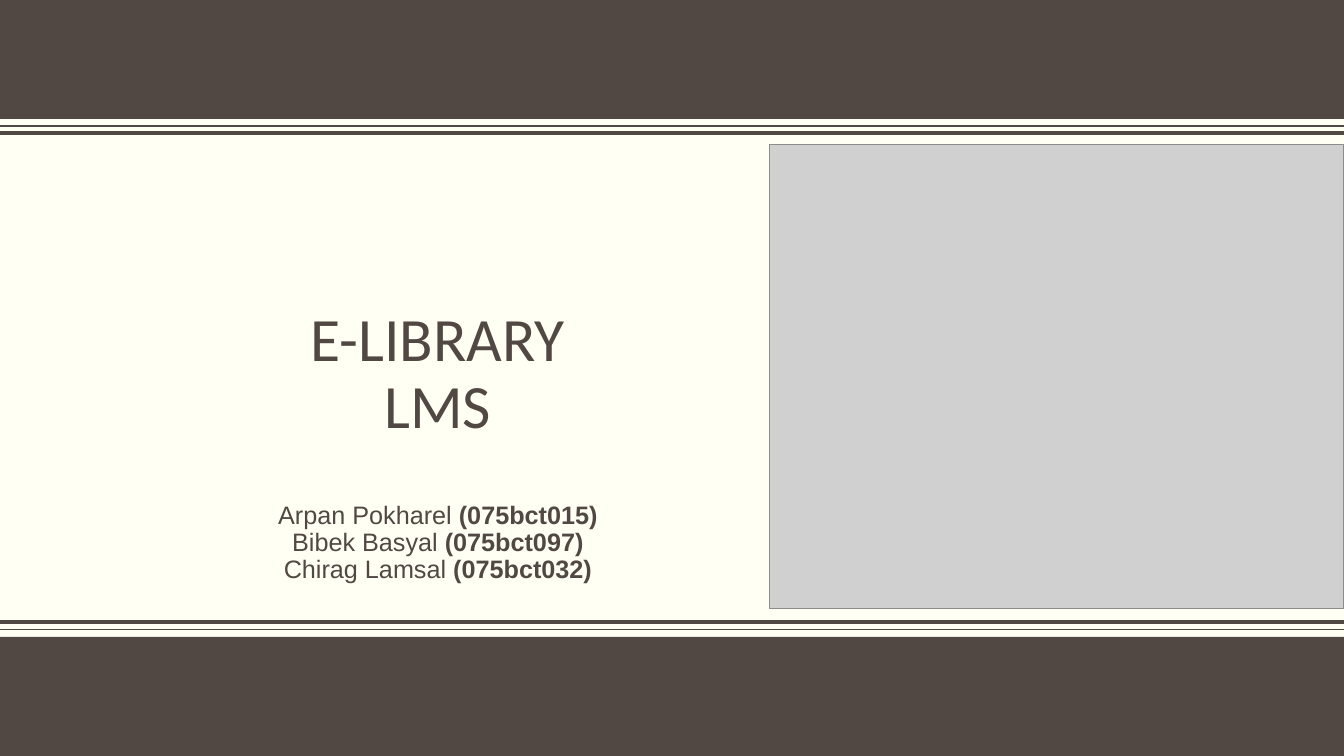
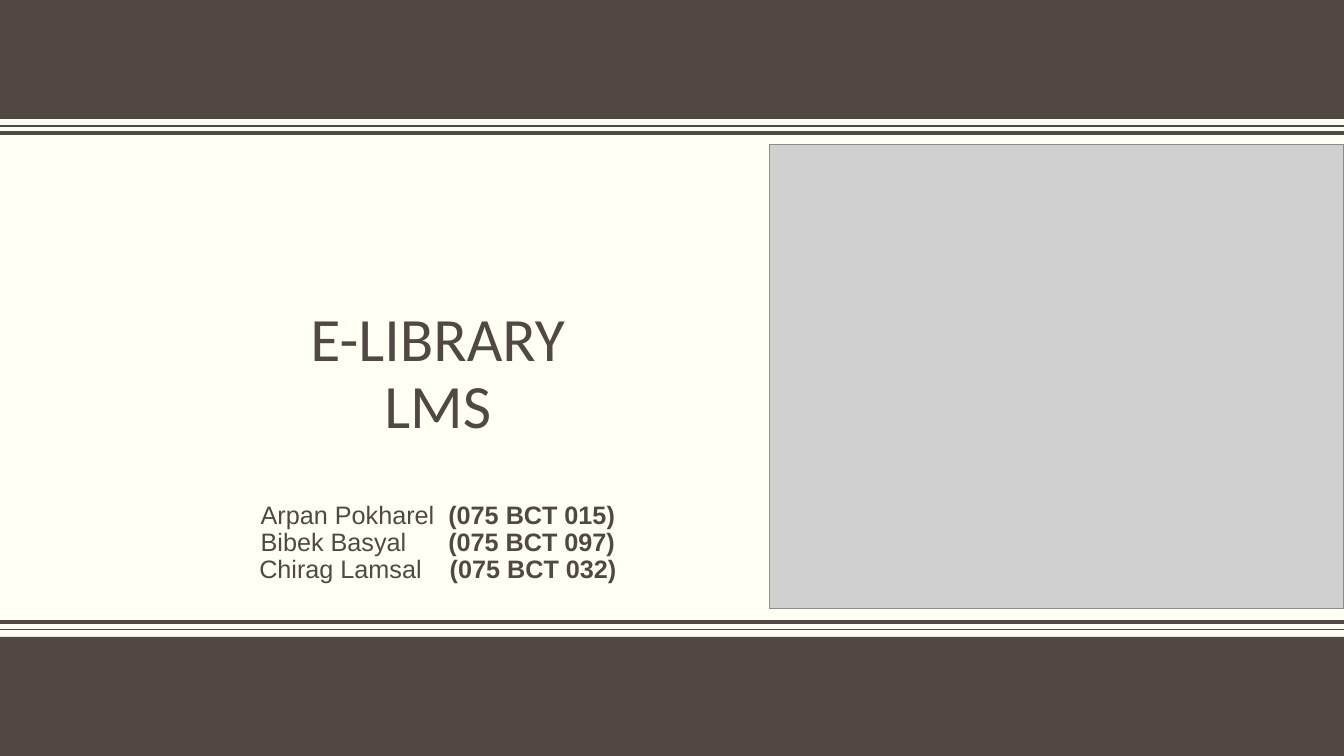
Before and after one commit to chiraqL/Library-Manager, a slide deck: slide 1 of E-Library.pptx. Drawn at 1344x756 pixels with LibreOffice and Linux fonts; fonts in the diff are those of the drawing; grey boxes stand for pictures; background and template pictures are left out. Boxes give left, top, right and bottom in pixels: in the first picture for what was removed or moved away, otherwise in the second. Text is boxed around its words. In the diff, an @@ line names an element or a change of style, - is before the commit and + after.

```diff
--- a/E-Library.pptx
+++ b/E-Library.pptx
@@ subtitle at bbox=[259, 505, 616, 584]: text changed @@
-Arpan Pokharel (075bct015)
-Bibek Basyal (075bct097)
-Chirag Lamsal (075bct032)
+Arpan Pokharel (075 BCT 015)
+Bibek Basyal (075 BCT 097)
+Chirag Lamsal (075 BCT 032)
```
Also in this commit, not shown: 14 other slides changed, 6 other files.
